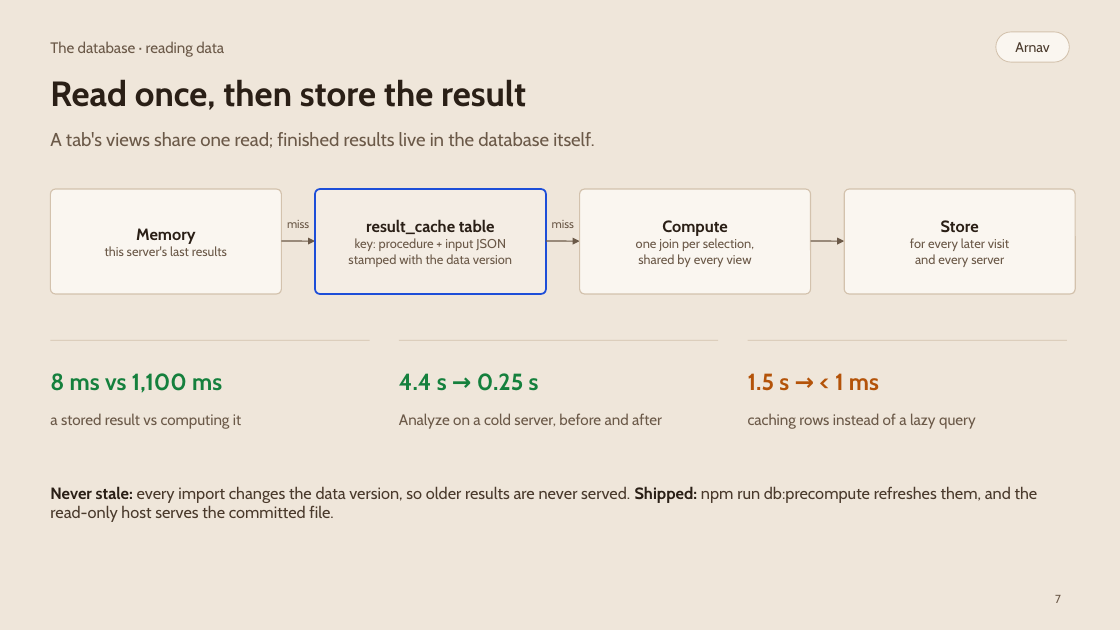
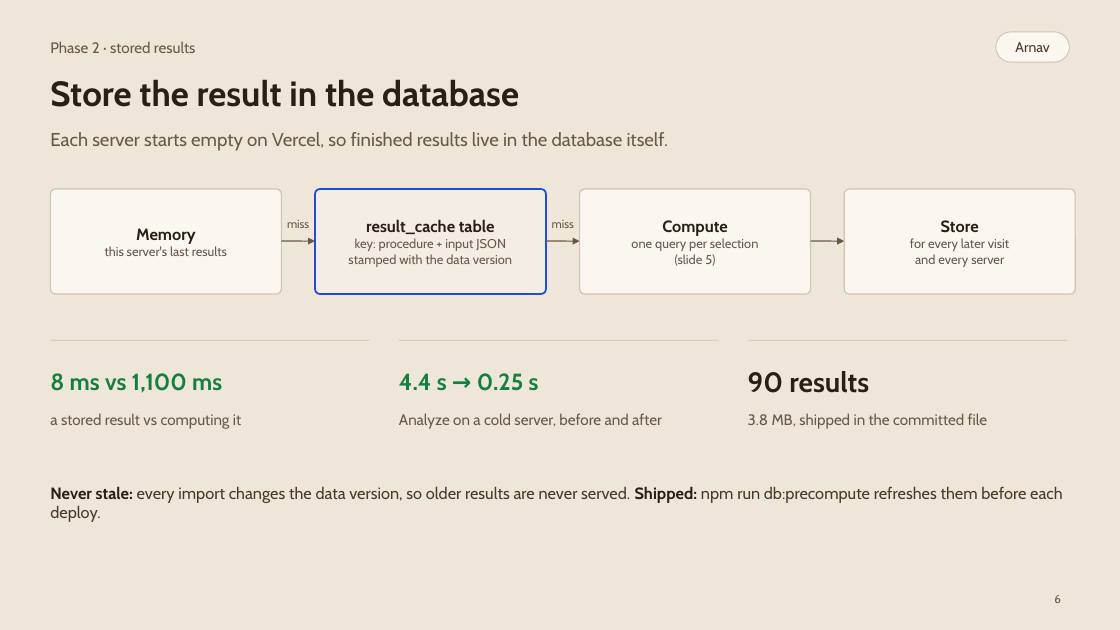
Before and after one commit to raajbanga/epaData, a slide deck: slide 6 of report/phase2/slides/epaData-slides.pptx (slide 7 before the commit). Drawn at 1120x630 pixels with LibreOffice and Linux fonts; fonts in the diff are those of the drawing. Boxes give left, top, right and bottom in pixels: in the first picture for what was removed or moved away, otherwise in the second. Text is boxed around its words. In the diff, an @@ line names an element or a change of style, - is before the commit and + after.

Commit message:
docs(slides): focus the deck on Phase 2
- New slides: what Phase 2 added, the three new tables, the analysis query
- Drop the import and Phase 1 index slides; cut corner-case slides
- Main bugs instead of what was hard; no date line or footer
- GitHub link with the leaf icon; code blocks sized to their text

```diff
--- a/report/phase2/slides/epaData-slides.pptx
+++ b/report/phase2/slides/epaData-slides.pptx
@@ text at box(50, 41, 195, 53): text changed @@
-The database · reading data
+Phase 2 · stored results
@@ text at box(50, 79, 519, 107): text changed @@
-Read once, then store the result
+Store the result in the database
@@ text at box(50, 132, 668, 151): text changed @@
-A tab's views share one read; finished results live in the database itself.
+Each server starts empty on Vercel, so finished results live in the database itself.
@@ text at box(631, 238, 759, 266): text changed @@
-one join per selection,
-shared by every view
+one query per selection
+(slide 5)
@@ text at box(748, 371, 869, 393): text changed; size 20 to 24 pt; text colour #B45309 to #2A1F16 @@
-1.5 s → < 1 ms
+90 results
@@ text at box(748, 413, 987, 429): text changed @@
-caching rows instead of a lazy query
+3.8 MB, shipped in the committed file
@@ text at box(50, 486, 1063, 522): text changed @@
-Never stale: every import changes the data version, so older results are never served. Shipped: npm run db:precompute refreshes them, and the read-only host serves the committed file.
+Never stale: every import changes the data version, so older results are never served. Shipped: npm run db:precompute refreshes them before each deploy.
@@ page number at box(1054, 595, 1061, 603): text changed @@
-7
+6
```
Also in this commit, not shown: 5 other slides changed, 3 slides added, 4 slides removed, 3 other files.
